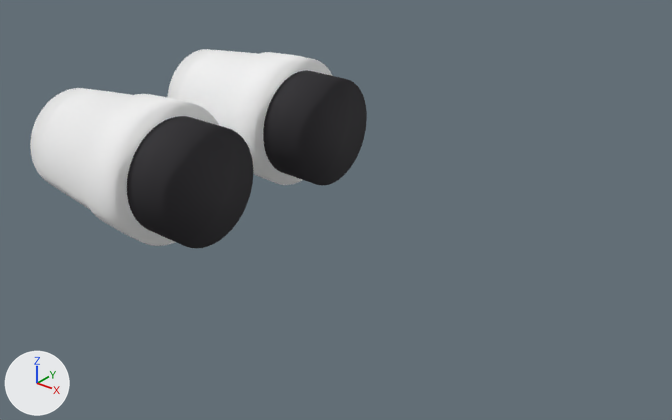
What one commit did to the glTF model assets/models3d/g4_kit/g4_engine.glb.
The view is the same before and after, from a 50 mm lens placed at (-1.84, -6.09, 4.3), pointed at (-6.69, -0.03, 0.54). Lighting does not change. The marker at lower left points along +X, +Y and +Z. The first picture is the older version. Where no turn or scale is listed for an object, it has been applied to the vertices.

In view in the first picture: 'G4_nozzle_L', 'G4_nozzle_R'.
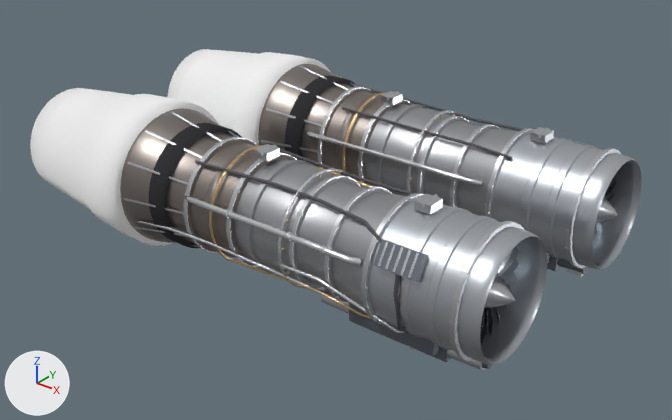
Where the change shows, as pixel boxes [x1, y1, x2, y2] in the pictures (672 x 420 px):
'G4_engine_core_R', added: after [120, 108, 524, 362]
    faces in mat_g4_mat_eng_corecasing (grey #adafb3): [235, 159, 407, 307]
    faces in mat_g4_mat_eng_fancase (light grey #c2c7cd): [366, 195, 524, 361]
    faces in mat_g4_mat_eng_turbineheat (grey #908984): [120, 108, 296, 266]
    faces in mat_g4_mat_eng_flange (light grey #cbced3): [123, 112, 524, 362]
'G4_engine_core_L', added: after [258, 64, 622, 268]
    faces in mat_g4_mat_eng_corecasing (grey #adafb3): [365, 104, 518, 216]
    faces in mat_g4_mat_eng_fancase (light grey #c2c7cd): [489, 130, 621, 268]
    faces in mat_g4_mat_eng_turbineheat (grey #908984): [258, 64, 412, 188]
    faces in mat_g4_mat_eng_flange (light grey #cbced3): [261, 66, 622, 268]
'G4_engine_fan_R', added: after [457, 227, 547, 365]
    faces in mat_g4_mat_eng_fancase (light grey #c2c7cd): [457, 227, 547, 365]
    faces in mat_g4_mat_eng_fanblade (grey #a2aab3): [480, 246, 519, 345]
    faces in mat_g4_mat_eng_flange (light grey #cbced3): [484, 275, 515, 308]
'G4_engine_fan_L', added: after [572, 153, 641, 270]
    faces in mat_g4_mat_eng_fancase (light grey #c2c7cd): [572, 153, 641, 270]
    faces in mat_g4_mat_eng_flange (light grey #cbced3): [596, 198, 618, 222]
    faces in mat_g4_mat_eng_fanblade (grey #a2aab3): [593, 176, 616, 245]
'G4_engine_pipes_R', added: after [138, 142, 415, 335]
    faces in mat_g4_mat_eng_pipes (white #e2e5e7): [138, 168, 405, 333]
    faces in mat_g4_mat_eng_harness (dark grey #505055): [195, 142, 415, 335]
    faces in mat_g4_mat_eng_copperline (beige #ddbf8b): [209, 145, 370, 319]
    faces in mat_g4_mat_eng_flange (light grey #cbced3): [223, 209, 329, 255]
'G4_engine_gearbox_R', added: after [321, 239, 492, 371]
    faces in mat_g4_mat_eng_gearbox (grey #6f767e): [349, 239, 492, 369]
    faces in mat_g4_mat_eng_flange (light grey #cbced3): [321, 242, 486, 371]
'G4_engine_pipes_L', added: after [305, 88, 523, 196]
    faces in mat_g4_mat_eng_pipes (white #e2e5e7): [305, 110, 482, 196]
    faces in mat_g4_mat_eng_harness (dark grey #505055): [342, 88, 523, 160]
    faces in mat_g4_mat_eng_copperline (beige #ddbf8b): [314, 93, 455, 187]
'G4_engine_gearbox_L', added (mostly hidden): after [546, 136, 588, 277]
    faces in mat_g4_mat_eng_gearbox (grey #6f767e): [546, 136, 588, 274]

What changed in the scene script:
```text
Add ob_g4_engine_pipes_r:
    ob_g4_engine_pipes_r = bpy.data.objects.new('G4_engine_pipes_R', me_g4_engine_pipes_r)  # 1290 vertices, 2460 faces; spans x 0.32..3.26, y -1.46..-0.34, z -0.52..0.52; in mat_g4_mat_eng_pipes (white #e2e5e7), mat_g4_mat_eng_copperline (beige #ddbf8b), mat_g4_mat_eng_harness (dark grey #505055), mat_g4_mat_eng_flange (light grey #cbced3)
    ob_g4_engine_pipes_r.location = (-8.1, 0.0, 0.85)
Add ob_g4_engine_pipes_l:
    ob_g4_engine_pipes_l = bpy.data.objects.new('G4_engine_pipes_L', me_g4_engine_pipes_l)  # 1290 vertices, 2460 faces; spans x 0.32..3.26, y 0.34..1.46, z -0.52..0.52; in mat_g4_mat_eng_pipes (white #e2e5e7), mat_g4_mat_eng_copperline (beige #ddbf8b), mat_g4_mat_eng_harness (dark grey #505055), mat_g4_mat_eng_flange (light grey #cbced3)
    ob_g4_engine_pipes_l.location = (-8.1, 0.0, 0.85)
Add ob_g4_engine_gearbox_r:
    ob_g4_engine_gearbox_r = bpy.data.objects.new('G4_engine_gearbox_R', me_g4_engine_gearbox_r)  # 408 vertices, 724 faces; spans x 1.98..3.62, y -1.4..-0.6, z -0.63..0.38; in mat_g4_mat_eng_gearbox (grey #6f767e), mat_g4_mat_eng_flange (light grey #cbced3), mat_g4_mat_eng_copperline (beige #ddbf8b)
    ob_g4_engine_gearbox_r.location = (-8.1, 0.0, 0.85)
Add ob_g4_engine_gearbox_l:
    ob_g4_engine_gearbox_l = bpy.data.objects.new('G4_engine_gearbox_L', me_g4_engine_gearbox_l)  # 408 vertices, 724 faces; spans x 1.98..3.62, y 0.6..1.4, z -0.63..0.38; in mat_g4_mat_eng_gearbox (grey #6f767e), mat_g4_mat_eng_flange (light grey #cbced3), mat_g4_mat_eng_copperline (beige #ddbf8b)
    ob_g4_engine_gearbox_l.location = (-8.1, 0.0, 0.85)
Add ob_g4_engine_fan_r:
    ob_g4_engine_fan_r = bpy.data.objects.new('G4_engine_fan_R', me_g4_engine_fan_r)  # 1269 vertices, 2008 faces; spans x 3.22..3.71, y -1.375..-0.385, z -0.495..0.495; in mat_g4_mat_eng_fancase (light grey #c2c7cd), mat_g4_mat_eng_fanblade (grey #a2aab3), mat_g4_mat_eng_darkinner (dark grey #303035), mat_g4_mat_eng_flange (light grey #cbced3)
    ob_g4_engine_fan_r.location = (-8.1, 0.0, 0.85)
Add ob_g4_engine_fan_l:
    ob_g4_engine_fan_l = bpy.data.objects.new('G4_engine_fan_L', me_g4_engine_fan_l)  # 1269 vertices, 2008 faces; spans x 3.22..3.71, y 0.385..1.375, z -0.495..0.495; in mat_g4_mat_eng_fancase (light grey #c2c7cd), mat_g4_mat_eng_fanblade (grey #a2aab3), mat_g4_mat_eng_darkinner (dark grey #303035), mat_g4_mat_eng_flange (light grey #cbced3)
    ob_g4_engine_fan_l.location = (-8.1, 0.0, 0.85)
Add ob_g4_engine_core_r:
    ob_g4_engine_core_r = bpy.data.objects.new('G4_engine_core_R', me_g4_engine_core_r)  # 5056 vertices, 8944 faces; spans x 0.14..3.54, y -1.5..-0.25, z -0.62..0.62; in mat_g4_mat_eng_fancase (light grey #c2c7cd), mat_g4_mat_eng_corecasing (grey #adafb3), mat_g4_mat_eng_flange (light grey #cbced3), mat_g4_mat_eng_turbineheat (grey #908984)
    ob_g4_engine_core_r.location = (-8.1, 0.0, 0.85)
Add ob_g4_engine_core_l:
    ob_g4_engine_core_l = bpy.data.objects.new('G4_engine_core_L', me_g4_engine_core_l)  # 5056 vertices, 8944 faces; spans x 0.14..3.54, y 0.25..1.5, z -0.62..0.62; in mat_g4_mat_eng_fancase (light grey #c2c7cd), mat_g4_mat_eng_corecasing (grey #adafb3), mat_g4_mat_eng_flange (light grey #cbced3), mat_g4_mat_eng_turbineheat (grey #908984)
    ob_g4_engine_core_l.location = (-8.1, 0.0, 0.85)
```
